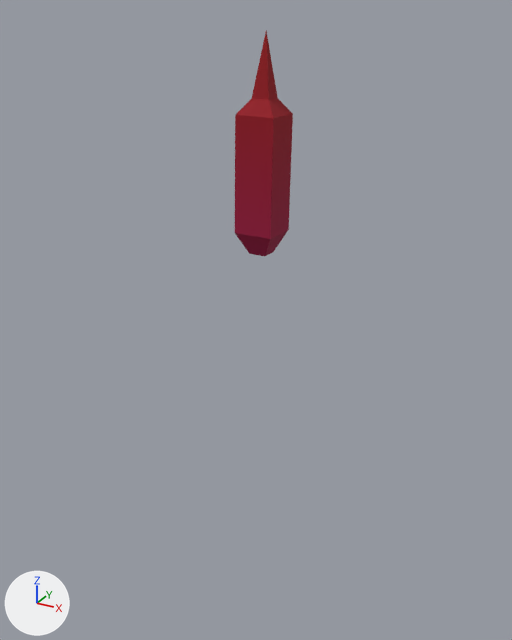
The glTF model assets/synty/synty-plant-reeds-01.gltf: old version first, new version second.
Before and after are seen from a camera (50 mm lens) standing at (0.721, -1.197, 1.272) and looking at (0.031, 0.058, 0.644). Every picture has the same lights, and +X, +Y and +Z are marked at lower left. The picture after the commit comes second. Vertices at exactly the same position are counted once.

The first picture shows 'SM_Plant_Reeds_01'.
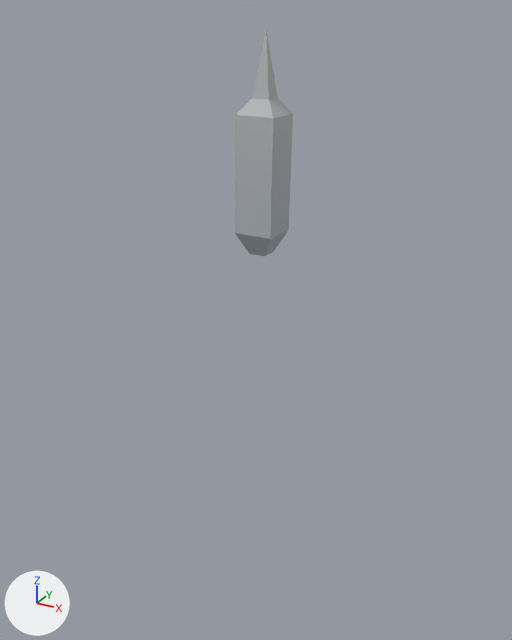
Where the change shows, as pixel boxes (x1, y1, x2, y2) in the pictures (512 x 640 px):
part 1 of me_sm_plant_reeds_01, recoloured (pink to white): (235, 31, 293, 256) in both

The change in detail:
me_sm_plant_reeds_01 has 84 vertices, 135 faces and spans x -0.416..0.416, y -0.376..0.376, z -0.112..1.236.
me_sm_plant_reeds_01 is used by ob_sm_plant_reeds_01; location (0.0, 0.0, 0.0).
me_sm_plant_reeds_01 part 1: 32 faces centred in x -0.158..0.07, y -0.03..0.139, z 0.744..1.151 are repainted in the vertex colours; the middle colour goes from pink #ca0034 to white #f6fbff.
